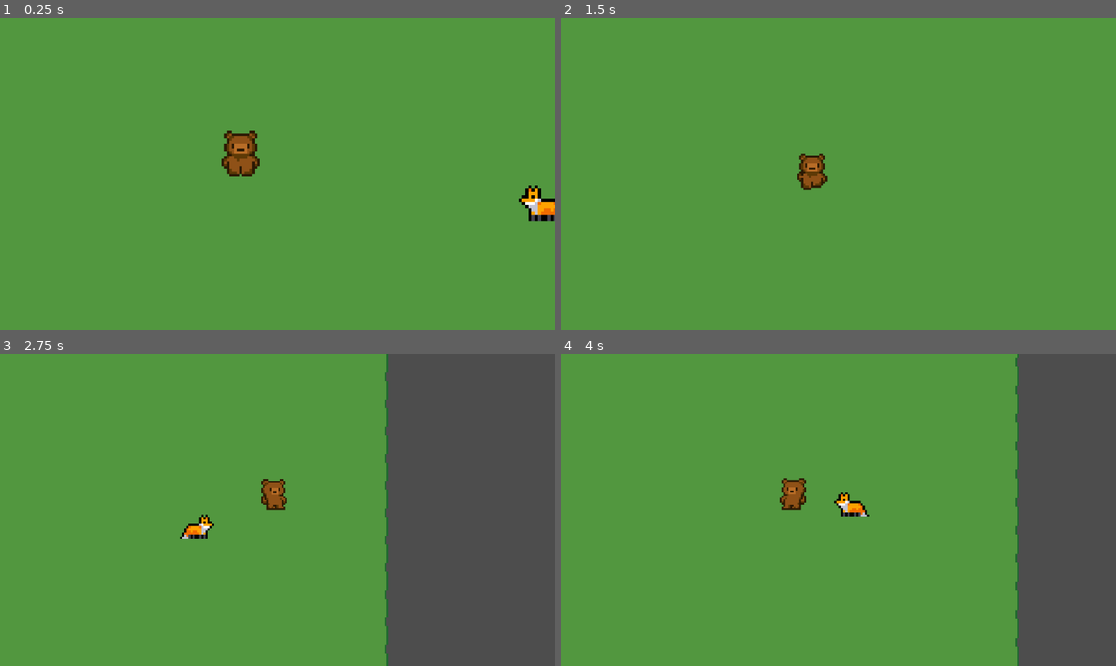
Above: before the commit, frames 1-4 (two rows, left to right).
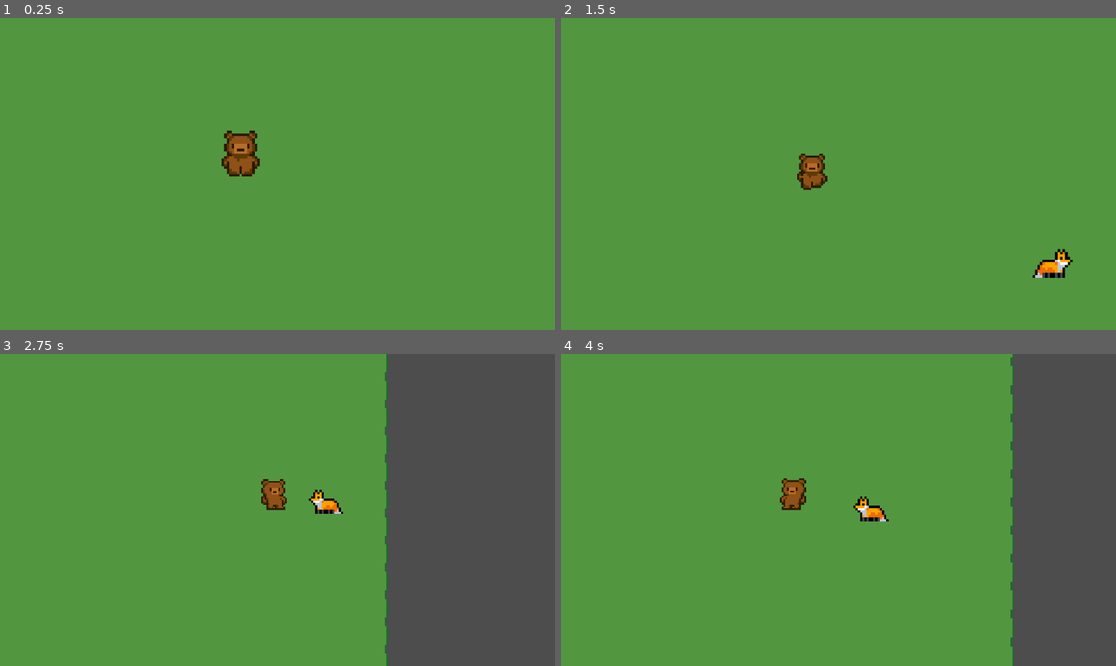
Above: after the commit, the same moments.

Repository: tom-legros/Beesounours-Gamejam4-2026
Game: Godot game, scene res://main.tscn
Same seed, same stepped clock (60 frames per second), same inputs: the game is played once before the commit and once after it.
Inputs:
- Up to frame 1 (0.25 s): no input
- Up to frame 2 (1.5 s): hold Right (ui_right) 0.53-1.28 s; hold Shift 0.53-1.28 s; tap Space at 0.77 s; hold Down (ui_down) from 1.28 s (still down); tap Shift at 1.35 s
- Up to frame 3 (2.75 s): tap Space at 1.52 s; release Down (ui_down) at 2.03 s; hold Right (ui_right) from 2.03 s (still down); hold Shift from 2.03 s (still down)
- Up to frame 4 (4 s): release Right (ui_right) at 2.78 s; release Shift at 2.78 s; hold Up (ui_up) 2.78-3.53 s; tap Shift at 2.85 s; tap Space at 3.02, 3.77 s; hold Left (ui_left) from 3.53 s (still down); hold Shift from 3.53 s (still down)

The runs differ from the first frame. In frame 1, 0.5% of the frame differs, in the area x 93-100%, y 53-66%; in frame 2, 0.4%; in frame 3, 0.6%; in frame 4, 1.7%, in the area x 40-83%, y 0-100%.

Commit message:
Mise a jour de l'IA des renards

Diff:
--- a/game/main.tscn
+++ b/game/main.tscn
@@ -159,12 +159,9 @@
 shape = SubResource("RectangleShape2D_7mycd")
 
 [node name="Renard" parent="." instance=ExtResource("4_1bvp3")]
-position = Vector2(122, 23)
-
-[node name="Renard2" parent="." instance=ExtResource("4_1bvp3")]
-position = Vector2(146, 136)
+position = Vector2(192, 57)
 
 [node name="Renard3" parent="." instance=ExtResource("4_1bvp3")]
-position = Vector2(-119, 158)
+position = Vector2(-84, 141)
 
 [connection signal="body_entered" from="Player/ZoneAttaque" to="Player" method="_on_zone_attaque_body_entered"]
--- a/game/renard.gd
+++ b/game/renard.gd
@@ -1,22 +1,47 @@
 extends CharacterBody2D
 
-var vitesse = 100
+@export var VITESSE_MAX = 80
+@export var ACCELERATION = 400
+@export var VITESSE_ERRANCE = 30
+
 var cible = null
+var direction_errance = Vector2.ZERO
+var temps_errance = 0.0
 
-func _physics_process(_delta):
+func _ready():
+	choisir_direction_aleatoire()
+
+func _physics_process(delta):
+	var direction_voulue = Vector2.ZERO
+
 	if cible != null:
-		var direction = global_position.direction_to(cible.global_position)
-		velocity = direction * vitesse
-		if direction.x > 0:
-			$Sprite2D.flip_h = true
-		elif direction.x < 0:
-			$Sprite2D.flip_h = false
-		move_and_slide()
+		direction_voulue = global_position.direction_to(cible.global_position)
+	else:
+		temps_errance -= delta
+		if temps_errance <= 0:
+			choisir_direction_aleatoire()
+		direction_voulue = direction_errance
+
+	velocity = velocity.move_toward(direction_voulue * (VITESSE_MAX if cible else VITESSE_ERRANCE), ACCELERATION * delta)
+
+	if velocity.x > 2:
+		$Sprite2D.flip_h = true
+	elif velocity.x < -2:
+		$Sprite2D.flip_h = false
+
+	move_and_slide()
+
+func choisir_direction_aleatoire():
+	var angle = randf_range(0, 2 * PI)
+	direction_errance = Vector2(cos(angle), sin(angle))
+	temps_errance = randf_range(1.5, 4.0)
 
 func _on_vision_body_entered(body):
 	if body.name == "Player":
 		cible = body
+		print("Le renard vous a repéré !")
 
 func _on_vision_body_exited(body):
 	if body == cible:
 		cible = null
+		choisir_direction_aleatoire()
